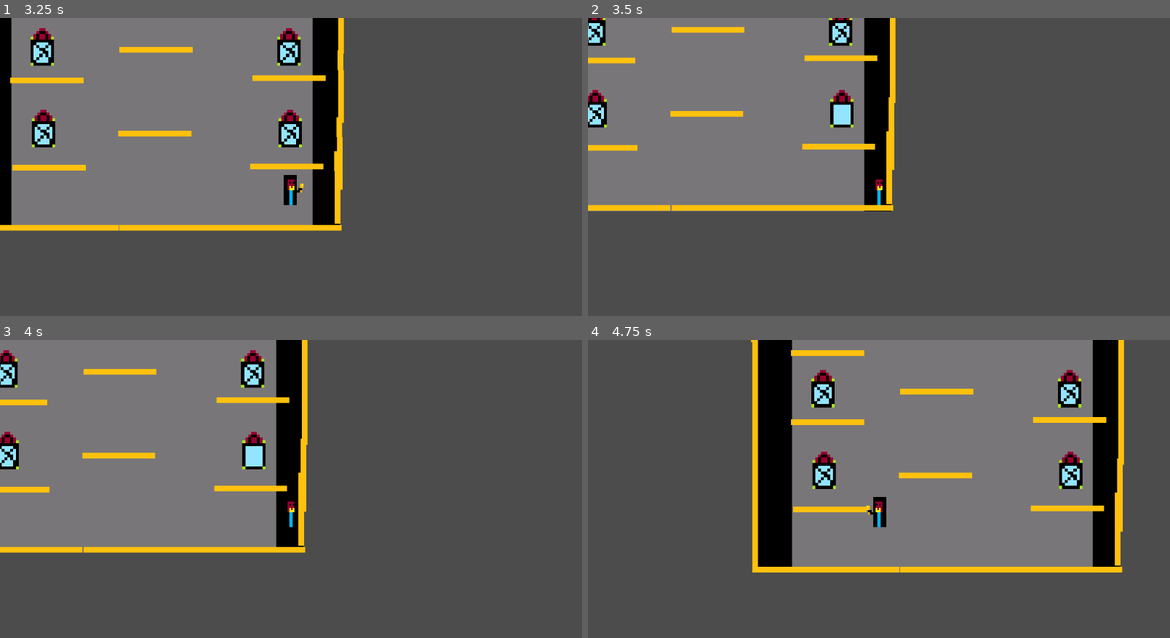
Above: before the commit, frames 1-4 (two rows, left to right).
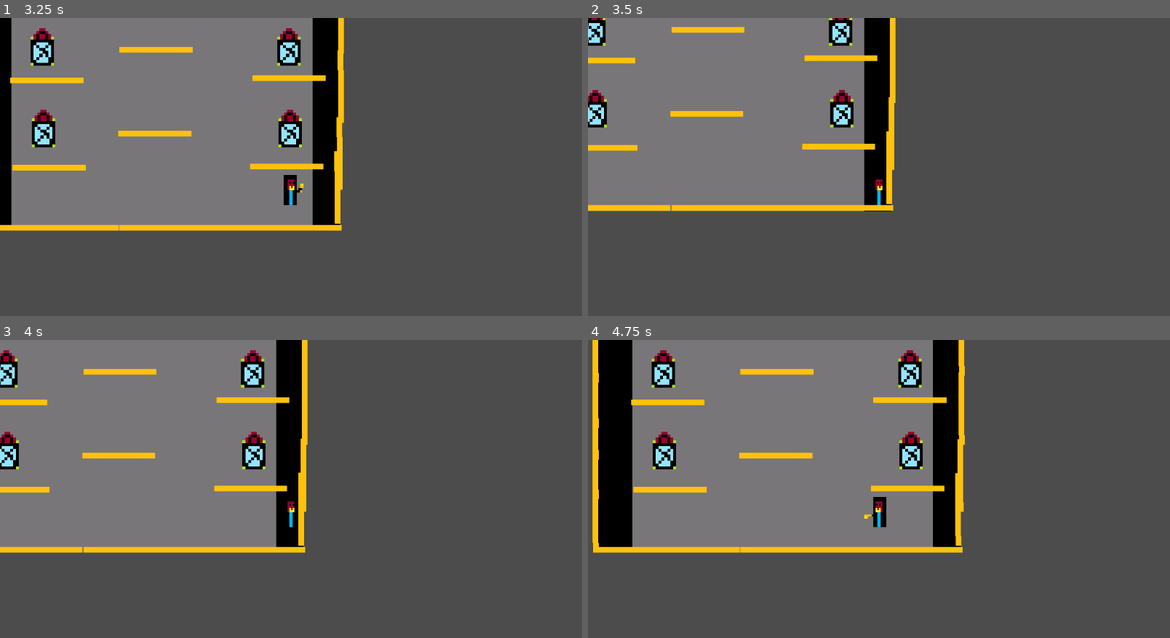
Above: after the commit, the same moments.

Repository: Osama-al-sadi/fix-the-widow-
Game: Godot game, scene res://level1.tscn
Two runs of this game, one before a commit and one after it. Both use one fixed random seed, a clock stepped at 60 frames per second and the inputs below. The project has no main scene, so this scene is started directly.
Inputs:
- Up to frame 1 (3.25 s): tap Enter (ui_accept) at 0.5, 0.77, 1.52, 3.02 s; hold F (fix) 0.53-1.28 s; hold Right (ui_right) 0.53-2.03 s; tap F (fix) at 1.35, 2.85 s; hold Left (ui_left) 2.03-2.78 s; hold F (fix) 2.03-2.78 s; hold Right (ui_right) from 2.78 s (still down)
- Up to frame 2 (3.5 s): keep holding Right (ui_right)
- Up to frame 3 (4 s): keep holding Right (ui_right); hold F (fix) from 3.53 s (still down); tap Enter (ui_accept) at 3.77 s
- Up to frame 4 (4.75 s): tap R (reset) at 4.15 s; release Right (ui_right) at 4.28 s; release F (fix) at 4.28 s; hold Left (ui_left) from 4.28 s (still down); tap F (fix) at 4.35 s; tap Enter (ui_accept) at 4.52 s

Frame 1 is identical in both runs. In frame 2, less than 0.1% of the frame differs, in the area x 42-46%, y 29-36%; in frame 3, less than 0.1%; in frame 4, 56%, in the area x 0-93%, y 0-79%.
Error after the commit: Parse Error: Variable "fixed" already exists in this class (at line: 3). (res://window.gd:6)

Commit message:
Refactor window.gd with improved variable names
Updated variable names and added comments in Arabic for clarity.

Diff:
--- a/window.gd
+++ b/window.gd
@@ -1,23 +1,23 @@
-extends Area2D
+extends Area2D # لا تخاف تقريبا عامل كل حاجة
 
 var fixed = false
 var player_near = false
 var ok = false
-var odb=0
+var fixed widow = 0 # كل ما يصلح شباك = نقطة
 func _process(delta):
-	if player_near and Input.is_action_just_pressed("fix"):
+	if player_near and Input.is_action_just_pressed("fix"):#input "fix" = f(زر)الحرف
 		fix_window()
-	if Input.is_action_pressed("reset"):
+	if Input.is_action_pressed("reset"):#input "reset =  r (زر)الحرف
 		get_tree().reload_current_scene()
 		pass
-		if odb == 6:
+		if fixed widow == 6:
 			ok = true
 			pass
 		if ok == true:
-			get_tree().change_scene("res://man menio win.tscn")
+			get_tree().change_scene("res://man menio win.tscn") #man menio win.tscn = قاىءمة الفوز
 			pass
 func _on_window_body_entered(body):
-	if body.is_in_group("player"):
+	if body.is_in_group("player"): #  "player" اله غروب اسمه  ="player"ال
 		player_near = true
 
 func _on_window_body_exited(body):
